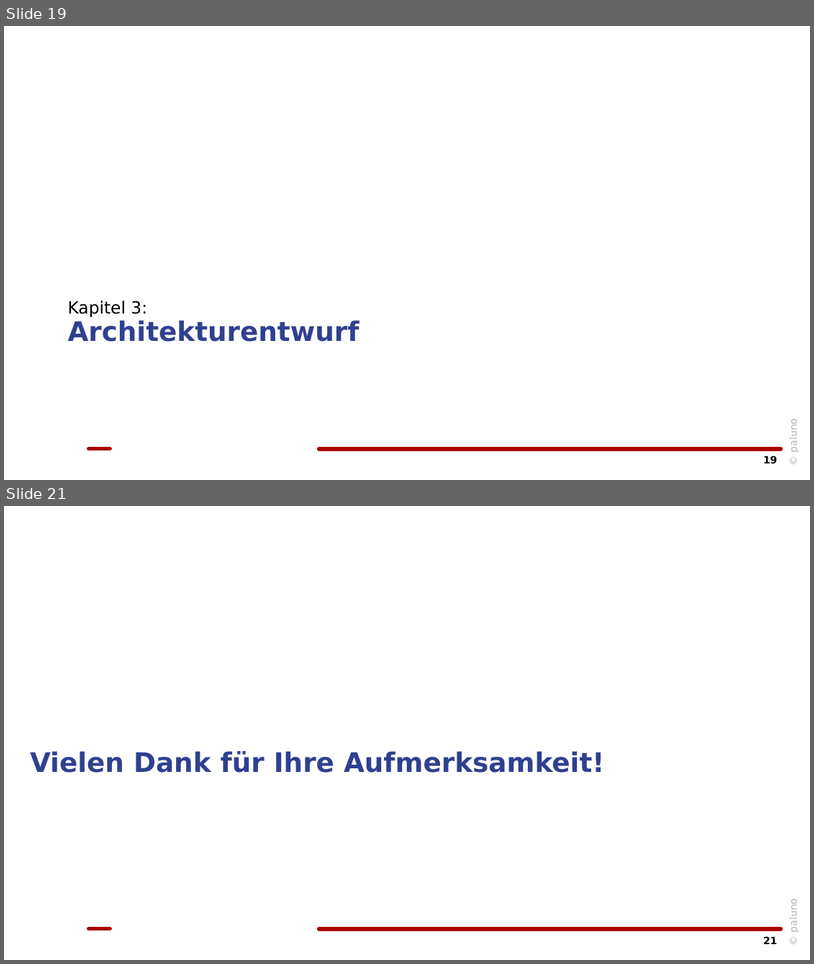
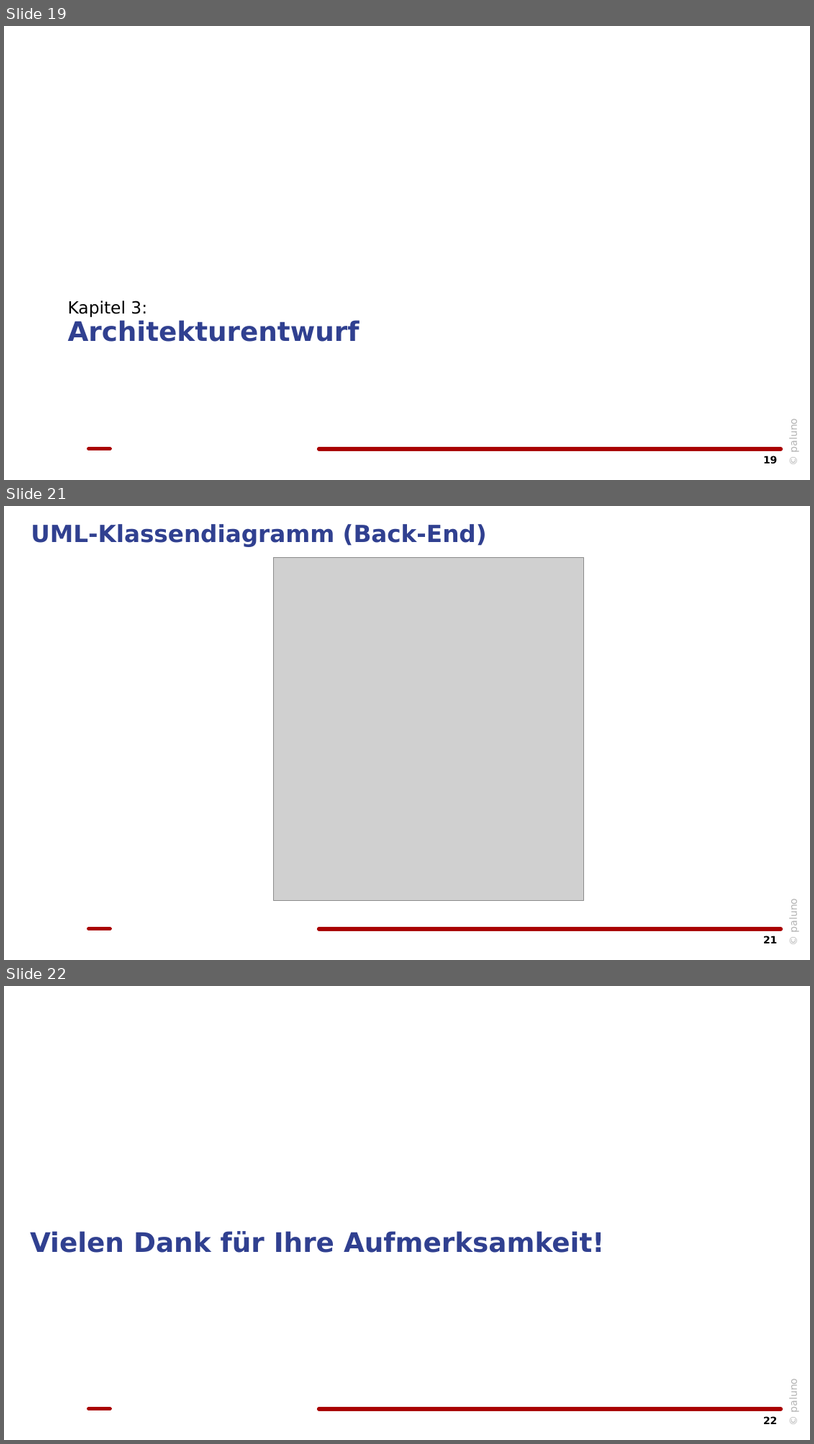
Before and after one commit to maj1n167/sep-ws21, a slide deck: material/artefakte/Gruppe12_Zyklus1.pptx. Shown one above the other, each under a label of ours: slides 19 and 21 before the commit, slides 19, 21 and 22 after it; the slides between them are not shown. The pictures are 814x964 and 814x1444 pixels, drawn with LibreOffice and Linux fonts; fonts in the diff are those of the drawing; grey boxes stand for pictures; background and template pictures are left out. Boxes give left, top, right and bottom in pixels: in the first picture for what was removed or moved away, otherwise in the second. Text is boxed around its words. In the diff, an @@ line names an element or a change of style, - is before the commit and + after.

```diff
--- a/material/artefakte/Gruppe12_Zyklus1.pptx
+++ b/material/artefakte/Gruppe12_Zyklus1.pptx
@@ slide 21 added at [4, 506, 810, 960], background #FFFFFF; not listed: 3 template elements that a slide beside it also shows @@
@@ title added at [31, 524, 487, 547], 28 pt, text #304090, bold @@
+UML-Klassendiagramm (Back-End)
@@ picture added at [273, 557, 584, 900] @@
@@ page number added at [764, 935, 777, 943], 12 pt, text #000000, bold @@
+21
@@ what was slide 21 is now slide 22 @@
@@ page number at [764, 1416, 777, 1424]: text changed @@
-21
+22
```
Also in this commit, not shown: 5 slides changed, 1 other file.
